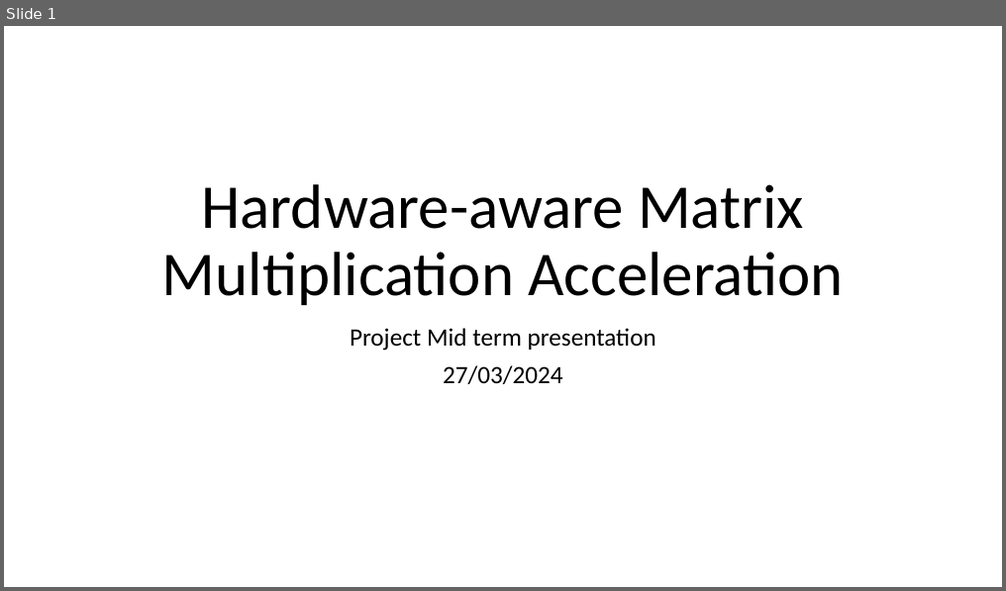
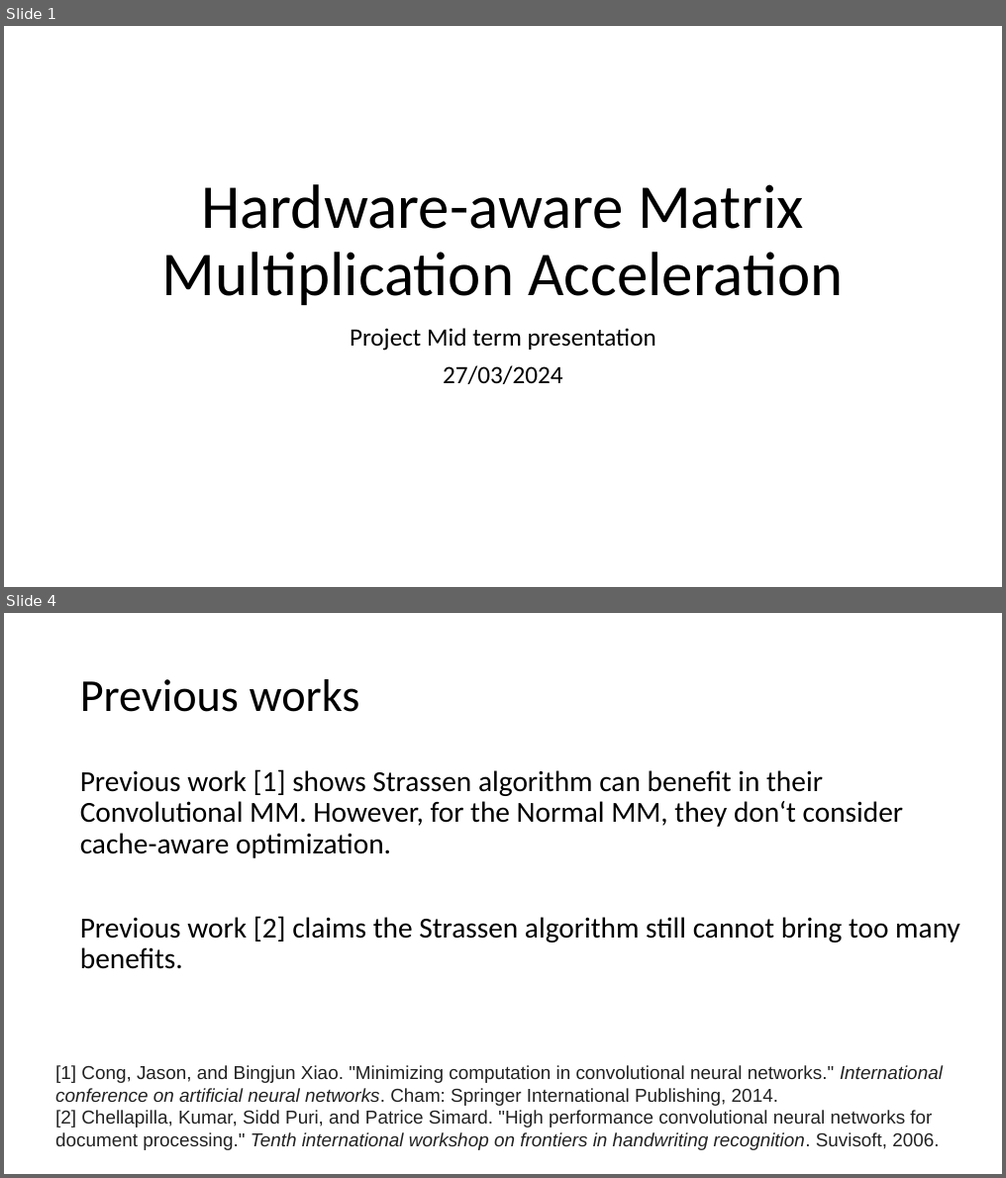
Before and after one commit to LukeLIN-web/CS345, a slide deck: project/midterm.pptx. Shown one above the other, each under a label of ours: slide 1 before the commit, slides 1 and 4 after it; the slides between them are not shown. The pictures are 1006x591 and 1006x1178 pixels, drawn with LibreOffice and Linux fonts; fonts in the diff are those of the drawing. Boxes give left, top, right and bottom in pixels: in the first picture for what was removed or moved away, otherwise in the second. Text is boxed around its words. In the diff, an @@ line names an element or a change of style, - is before the commit and + after.

```diff
--- a/project/midterm.pptx
+++ b/project/midterm.pptx
@@ slide 4 added at (4, 613, 1002, 1174), background #FFFFFF @@
@@ title added at (80, 679, 360, 712), 44 pt, text #000000 @@
+Previous works
@@ text added at (80, 769, 960, 969), 28 pt, text #000000 @@
+Previous work [1] shows Strassen algorithm can benefit in their Convolutional MM. However, for the Normal MM, they don‘t consider cache-aware optimization.
+Previous work [2] claims the Strassen algorithm still cannot bring too many benefits.
@@ text added at (55, 1065, 943, 1151), 18 pt, text #222222 @@
+[1] Cong, Jason, and Bingjun Xiao. "Minimizing computation in convolutional neural networks." International conference on artificial neural networks. Cham: Springer International Publishing, 2014.
+[2] Chellapilla, Kumar, Sidd Puri, and Patrice Simard. "High performance convolutional neural networks for document processing." Tenth international workshop on frontiers in handwriting recognition. Suvisoft, 2006.
```
Also in this commit, not shown: 7 slides changed, 6 other slides added, 1 slide removed, 2 other files.
